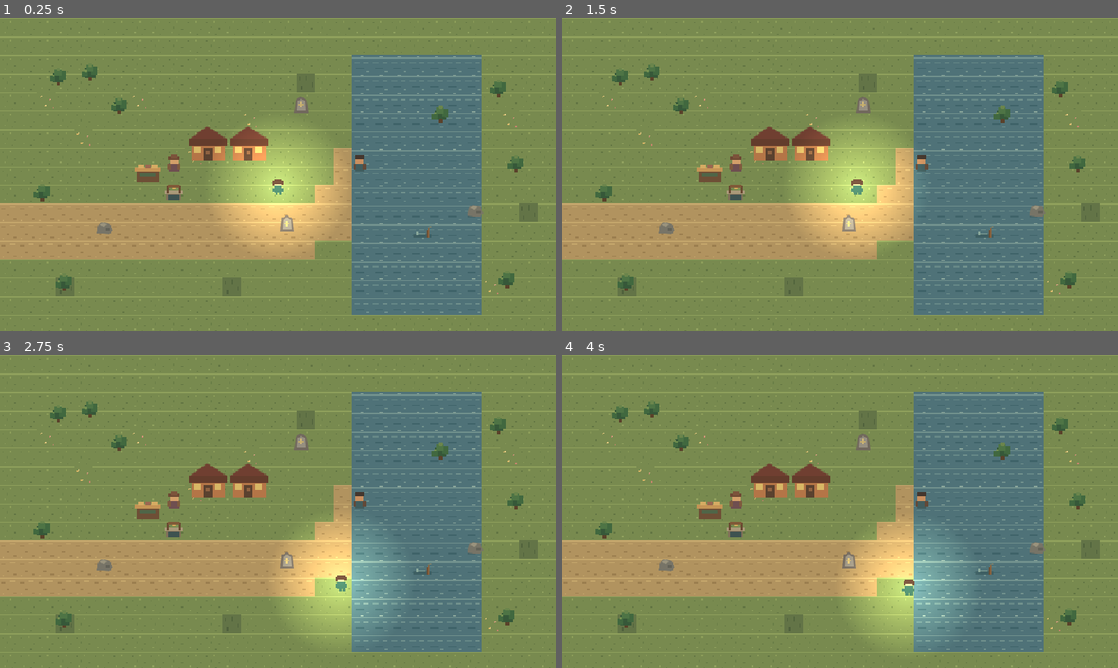
Above: before the commit, frames 1-4 (two rows, left to right).
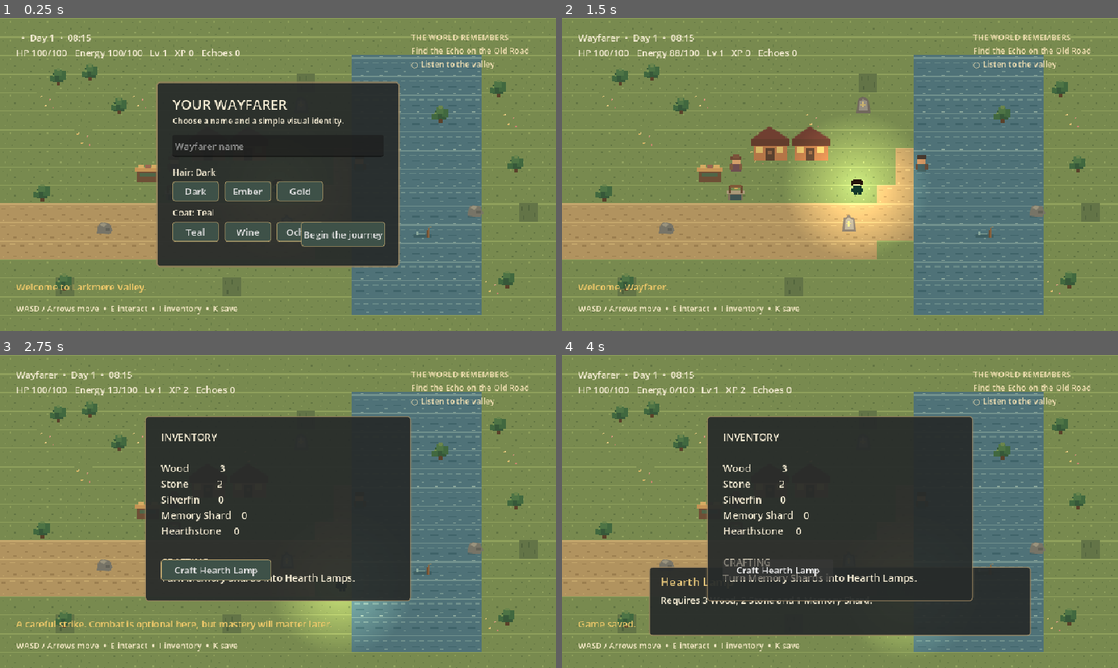
Above: after the commit, the same moments.

Repository: jordan-thirkle/pixel-rpg
Game: Godot game, scene res://scenes/main.tscn
Same seed, same stepped clock (60 frames per second), same inputs: the game is played once before the commit and once after it.
Inputs (mouse positions are in pixels of both pictures, inside the frame that each line leads up to):
- Up to frame 1 (0.25 s): no input
- Up to frame 2 (1.5 s): click (906, 233) at 0.5 s, where only the run after the commit has a clickable "Begin the journey"; tap Enter at 1.25 s; hold D from 1.28 s (still down); tap E at 1.35 s
- Up to frame 3 (2.75 s): tap Space at 1.52, 2.27 s; release D at 2.03 s; hold S from 2.03 s (still down); tap I at 2.1 s
- Up to frame 4 (4 s): release S at 2.78 s; hold D 2.78-3.5 s; tap K at 2.85 s; click (778, 570) at 3.5 s, where only the run after the commit has a clickable "Craft Hearth Lamp"

The runs differ from the first frame. In frame 1, 27% of the frame differs, in the area x 3-95%, y 5-95%; in frame 2, 1.6%; in frame 3, 30%; in frame 4, 39%.
Error before the commit: Parse Error: Identifier "panel_style" not declared in the current scope. (res://scripts/ui.gd:106)

Commit message:
Fix production pass validation and runtime state sync

Diff:
--- a/game/scripts/ui.gd
+++ b/game/scripts/ui.gd
@@ -21,6 +21,8 @@
 var coat_label: Label
 var selected_hair := "dark"
 var selected_coat := "teal"
+var panel_style: StyleBoxFlat
+var button_style: StyleBoxFlat
 
 func _ready() -> void:
 	layer = 100
@@ -36,7 +38,7 @@
 	return l
 
 func _build_ui() -> void:
-	var panel_style := StyleBoxFlat.new()
+	panel_style = StyleBoxFlat.new()
 	panel_style.bg_color = Color("#272b2a", 0.94)
 	panel_style.border_color = Color("#9b845f", 0.8)
 	panel_style.set_border_width_all(2)
@@ -44,7 +46,7 @@
 	panel_style.corner_radius_top_right = 6
 	panel_style.corner_radius_bottom_left = 6
 	panel_style.corner_radius_bottom_right = 6
-	var button_style := StyleBoxFlat.new()
+	button_style = StyleBoxFlat.new()
 	button_style.bg_color = Color("#3e5148")
 	button_style.border_color = Color("#bda56e")
 	button_style.set_border_width_all(1)
